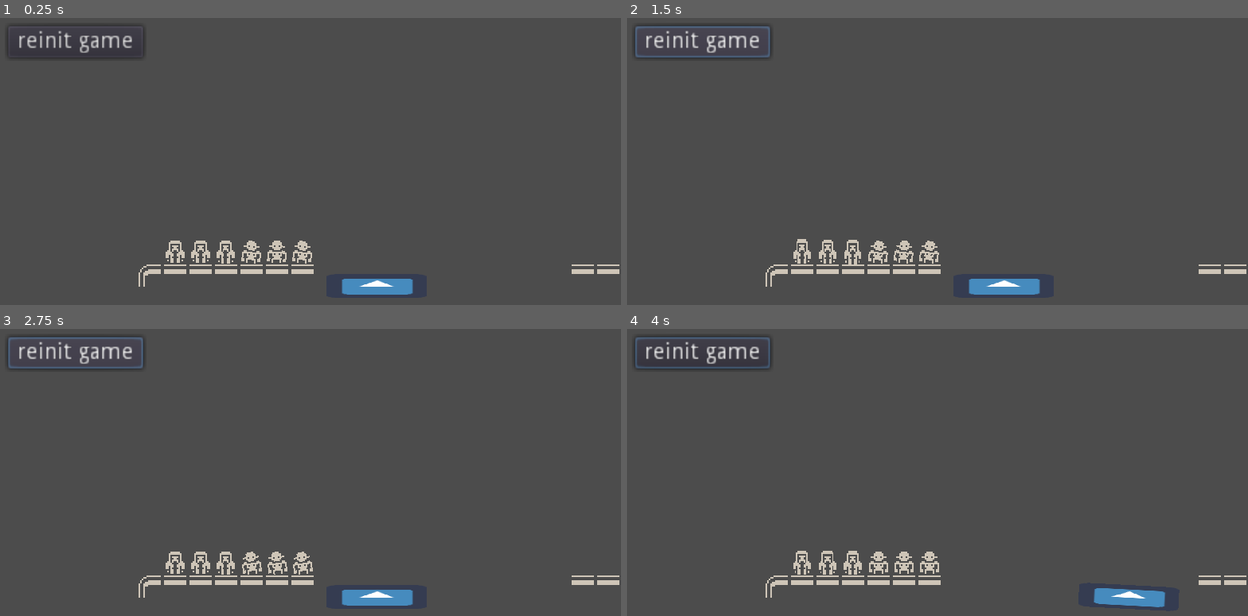
Above: before the commit, frames 1-4 (two rows, left to right).
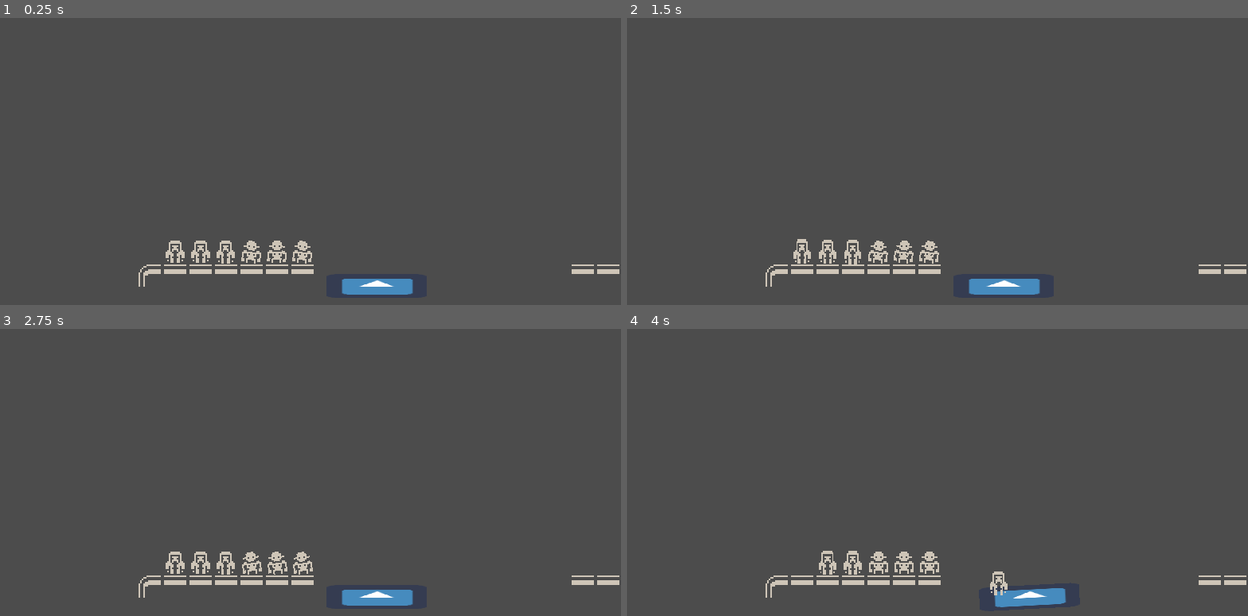
Above: after the commit, the same moments.

Repository: jozsefgorcs/godot_cannibals_in_a_boat
Game: Godot game, scene res://Game.tscn
The game is run twice, just before and just after one commit, with the same random seed, the same clock (stepped at 60 frames per second) and the same inputs. The engine's default icon, where the game draws it, is replaced by a stand-in: a white triangle on a blue panel in a dark square.
Inputs (mouse positions are in pixels of both pictures, inside the frame that each line leads up to):
- Up to frame 1 (0.25 s): no input
- Up to frame 2 (1.5 s): click (701, 40) at 0.5 s, where only the run before the commit has a clickable "reinit game"; click (701, 40) at 1.25 s, where only the run before the commit has a clickable "reinit game"
- Up to frame 3 (2.75 s): click (74, 351) at 2 s, where only the run before the commit has a clickable "reinit game"
- Up to frame 4 (4 s): move the mouse to (800, 561) at 2.77 s; tap Space (boat_go) at 2.85, 3.6 s; click (800, 561) at 2.92 s; move the mouse to (825, 561) at 3.52 s; click (825, 561) at 3.67 s

The runs differ from the first frame. In frame 1, 0.6% of the frame differs, in the area x 1-24%, y 2-15%; in frame 2, 0.8%; in frame 3, 0.8%; in frame 4, 2.2%, in the area x 1-87%, y 2-97%.

Commit message:
Add gameover screen and gamefinished screen

Diff:
--- a/Game.tscn
+++ b/Game.tscn
@@ -251,25 +251,6 @@
 [node name="Timer" type="Timer" parent="."]
 autostart = true
 
-[node name="Button" type="Button" parent="."]
-margin_left = 15.0803
-margin_top = 11.1118
-margin_right = 100.08
-margin_bottom = 31.1118
-text = "reinit game"
-__meta__ = {
-"_edit_use_anchors_": false
-}
-
-[node name="GameOver" type="ConfirmationDialog" parent="."]
-margin_right = 200.0
-margin_bottom = 70.0
-popup_exclusive = true
-dialog_text = "Game over!"
-__meta__ = {
-"_edit_use_anchors_": false
-}
-
 [connection signal="game_over" from="CollisionOverlapChecker" to="." method="_on_game_over"]
 [connection signal="game_over" from="CollisionOverlapChecker2" to="." method="_on_game_over"]
 [connection signal="boat_operation_finished" from="Boat" to="." method="_on_Boat_boat_operation_finished"]
@@ -288,4 +269,3 @@
 [connection signal="wants_get_out" from="Characters/Cannibal3" to="." method="_on_Character_wants_get_out"]
 [connection signal="wants_to_sit" from="Characters/Cannibal3" to="." method="_on_Character_wants_to_sit"]
 [connection signal="timeout" from="Timer" to="." method="_on_Timer_timeout"]
-[connection signal="pressed" from="Button" to="." method="init_game"]
--- /dev/null
+++ b/GameFinished.tscn
@@ -0,0 +1,41 @@
+[gd_scene load_steps=2 format=2]
+
+[ext_resource path="res://GameOver.gd" type="Script" id=1]
+
+[node name="GameOver" type="Control"]
+anchor_right = 1.0
+anchor_bottom = 1.0
+script = ExtResource( 1 )
+__meta__ = {
+"_edit_use_anchors_": false
+}
+
+[node name="Label" type="Label" parent="."]
+anchor_left = 0.5
+anchor_top = 0.5
+anchor_right = 0.5
+anchor_bottom = 0.5
+margin_left = -51.5
+margin_top = -7.0
+margin_right = 51.5
+margin_bottom = 7.0
+text = "Congratulations!"
+__meta__ = {
+"_edit_use_anchors_": false
+}
+
+[node name="Button" type="Button" parent="."]
+anchor_left = 0.5
+anchor_top = 0.5
+anchor_right = 0.5
+anchor_bottom = 0.5
+margin_left = -28.5
+margin_top = 11.0
+margin_right = 28.5
+margin_bottom = 10.0
+text = "Restart"
+__meta__ = {
+"_edit_use_anchors_": false
+}
+
+[connection signal="pressed" from="Button" to="." method="_on_Button_pressed"]
--- a/GameManager.gd
+++ b/GameManager.gd
@@ -113,12 +113,17 @@
 
 func _on_Timer_timeout():
 	if(is_game_finished()):
-		print("game finished")
+		get_tree().change_scene("res://GameFinished.tscn")
 		$Timer.stop()
+		$CollisionOverlapChecker/Timer.stop()
+		$CollisionOverlapChecker2/Timer.stop()
 	else:
 		print("game not yet finished")
 
 
 func _on_game_over():
-	$GameOver.popup()
-	pass # Replace with function body.
+
+	$Timer.stop()
+	$CollisionOverlapChecker/Timer.stop()
+	$CollisionOverlapChecker2/Timer.stop()
+	get_tree().change_scene("res://GameOver.tscn")
--- /dev/null
+++ b/GameOver.gd
@@ -0,0 +1,20 @@
+extends Control
+
+
+# Declare member variables here. Examples:
+# var a = 2
+# var b = "text"
+
+
+# Called when the node enters the scene tree for the first time.
+func _ready():
+	pass # Replace with function body.
+
+
+# Called every frame. 'delta' is the elapsed time since the previous frame.
+#func _process(delta):
+#	pass
+
+
+func _on_Button_pressed():
+	get_tree().change_scene("res://Game.tscn")
--- /dev/null
+++ b/GameOver.tscn
@@ -0,0 +1,38 @@
+[gd_scene load_steps=2 format=2]
+
+[ext_resource path="res://GameOver.gd" type="Script" id=1]
+
+[node name="GameOver" type="Control"]
+anchor_right = 1.0
+anchor_bottom = 1.0
+script = ExtResource( 1 )
+__meta__ = {
+"_edit_use_anchors_": false
+}
+
+[node name="Label" type="Label" parent="."]
+anchor_left = 0.5
+anchor_top = 0.5
+anchor_right = 0.5
+anchor_bottom = 0.5
+margin_left = -37.0
+margin_top = -7.0
+margin_right = 37.0
+margin_bottom = 7.0
+text = "Game over!"
+
+[node name="Button" type="Button" parent="."]
+anchor_left = 0.5
+anchor_top = 0.5
+anchor_right = 0.5
+anchor_bottom = 0.5
+margin_left = -28.5
+margin_top = 11.0
+margin_right = 28.5
+margin_bottom = 10.0
+text = "Restart"
+__meta__ = {
+"_edit_use_anchors_": false
+}
+
+[connection signal="pressed" from="Button" to="." method="_on_Button_pressed"]
